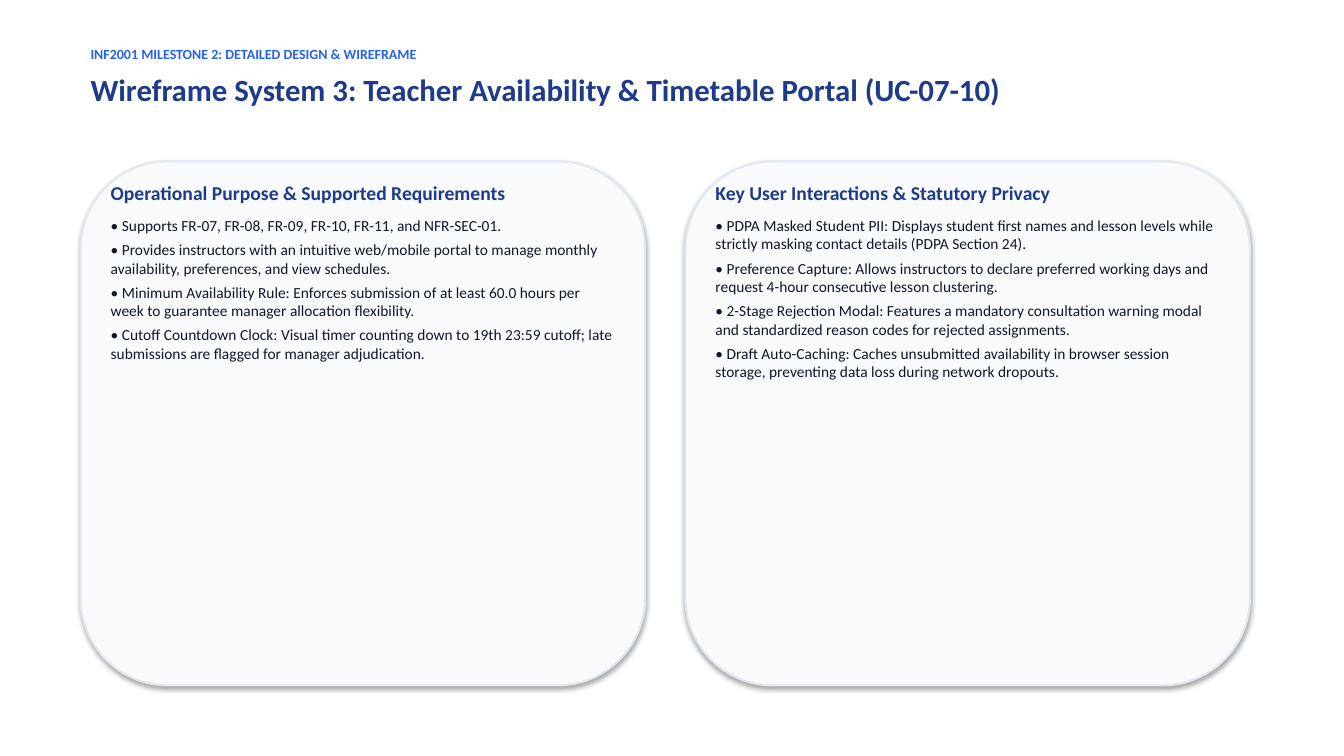
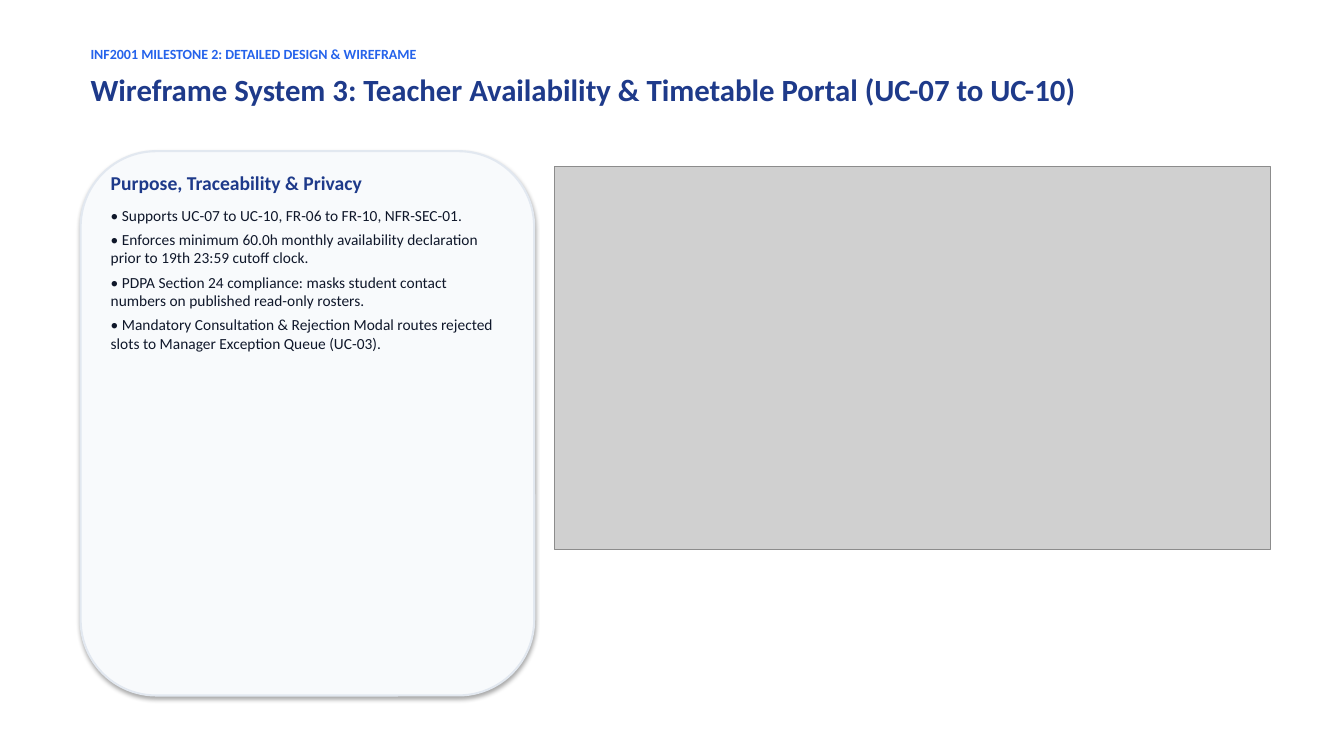
Before and after one commit to adoreblvnk/2001temp, a slide deck: slide 10 of report/INF2001-M2-P5-5-Presentation.pptx. Drawn at 1344x756 pixels with LibreOffice and Linux fonts; fonts in the diff are those of the drawing; grey boxes stand for pictures. Boxes give left, top, right and bottom in pixels: in the first picture for what was removed or moved away, otherwise in the second. Text is boxed around its words. In the diff, an @@ line names an element or a change of style, - is before the commit and + after.

Commit message:
feat(report): update M1/M2 deliverables, wireframes, diagrams, and presentation deck
- Update Milestone 1 & 2 markdown reports and recompiled publication PDFs
- Update class, component, and architecture diagrams with interface contracts
- Add wireframe mockups and design system assets (manager cockpit, allocation matrix, teacher portal, audit console)
- Add GoF Observer and Strategy pattern comparison diagrams
- Update presentation deck generation script and rebuild presentation PPTX

```diff
--- a/report/INF2001-M2-P5-5-Presentation.pptx
+++ b/report/INF2001-M2-P5-5-Presentation.pptx
@@ text at (91, 78, 1075, 106): text changed @@
-Wireframe System 3: Teacher Availability & Timetable Portal (UC-07-10)
+Wireframe System 3: Teacher Availability & Timetable Portal (UC-07 to UC-10)
@@ rounded rectangle: place and size @@
-rounded rectangle at (81, 161, 645, 686)
+rounded rectangle at (81, 151, 534, 696)
@@ text at (111, 176, 493, 352): text changed @@
-Operational Purpose & Supported Requirements
-• Supports FR-07, FR-08, FR-09, FR-10, FR-11, and NFR-SEC-01.
-• Provides instructors with an intuitive web/mobile portal to manage monthly availability, preferences, and view schedules.
-• Minimum Availability Rule: Enforces submission of at least 60.0 hours per week to guarantee manager allocation flexibility.
-• Cutoff Countdown Clock: Visual timer counting down to 19th 23:59 cutoff; late submissions are flagged for manager adjudication.
+Purpose, Traceability & Privacy
+• Supports UC-07 to UC-10, FR-06 to FR-10, NFR-SEC-01.
+• Enforces minimum 60.0h monthly availability declaration prior to 19th 23:59 cutoff clock.
+• PDPA Section 24 compliance: masks student contact numbers on published read-only rosters.
+• Mandatory Consultation & Rejection Modal routes rejected slots to Manager Exception Queue (UC-03).
@@ picture added at (555, 166, 1270, 549) @@
@@ rounded rectangle removed at (686, 161, 1250, 686) @@
@@ text removed at (715, 186, 1213, 380) @@
-Key User Interactions & Statutory Privacy
-• PDPA Masked Student PII: Displays student first names and lesson levels while strictly masking contact details (PDPA Section 24).
-• Preference Capture: Allows instructors to declare preferred working days and request 4-hour consecutive lesson clustering.
-• 2-Stage Rejection Modal: Features a mandatory consultation warning modal and standardized reason codes for rejected assignments.
-• Draft Auto-Caching: Caches unsubmitted availability in browser session storage, preventing data loss during network dropouts.
```
Also in this commit, not shown: 3 other slides changed, 42 other files.
